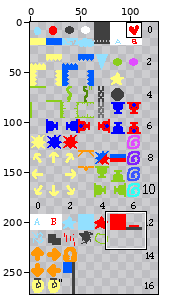
Two states of a sprite sheet, Assets/LDtk/References/reference_ldtk_entities.png. Above, an overview of the earlier version with the close-up marked.
Close-up. First the earlier version:
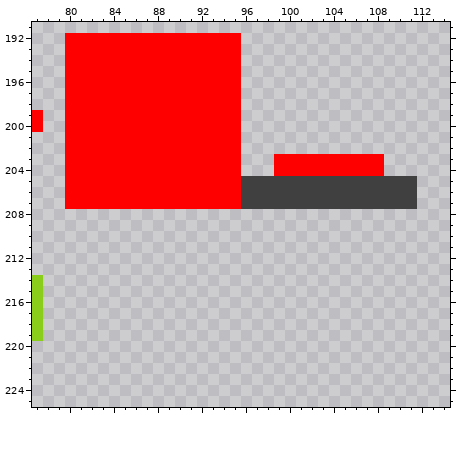
The file is 128x272 pixels. Shown: x 77..114, y 191..225.
New version:
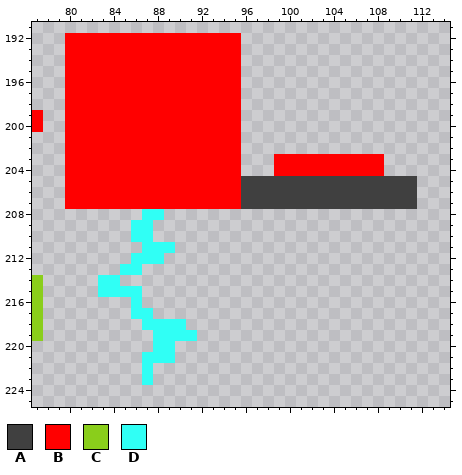
Palette (. is transparent): A #404040  B #ff0000  C #8ace1b  D #30fff5
The edit:
@@ x 81..93 @@
 207 BBBBBBBBBBBBB
-208 .............
-209 .............
-210 .............
-211 .............
-212 .............
-213 .............
-214 .............
-215 .............
-216 .............
-217 .............
-218 .............
-219 .............
-220 .............
-221 .............
-222 .............
-223 .............
+208 ......DD.....
+209 .....DD......
+210 .....DD......
+211 ......DDD....
+212 .....DDD.....
+213 ....DD.......
+214 ..DD.........
+215 ..DDDD.......
+216 .....D.......
+217 .....DD......
+218 ......DDDD...
+219 .......DDDD..
+220 .......DD....
+221 ......DDD....
+222 ......D......
+223 ......D......
 224 .............
Pixel boxes of the changes (left, top, right, bottom) in both close-ups:
added: (98, 209, 197, 385)
